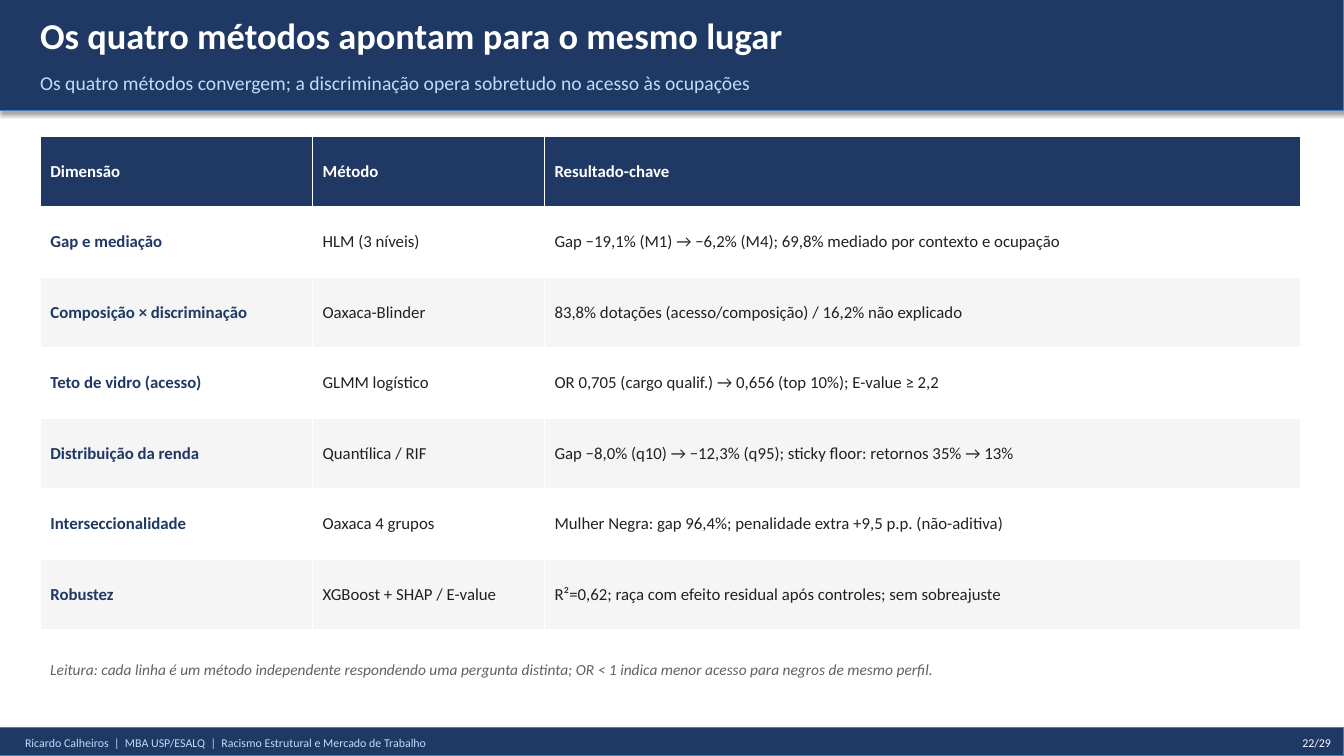
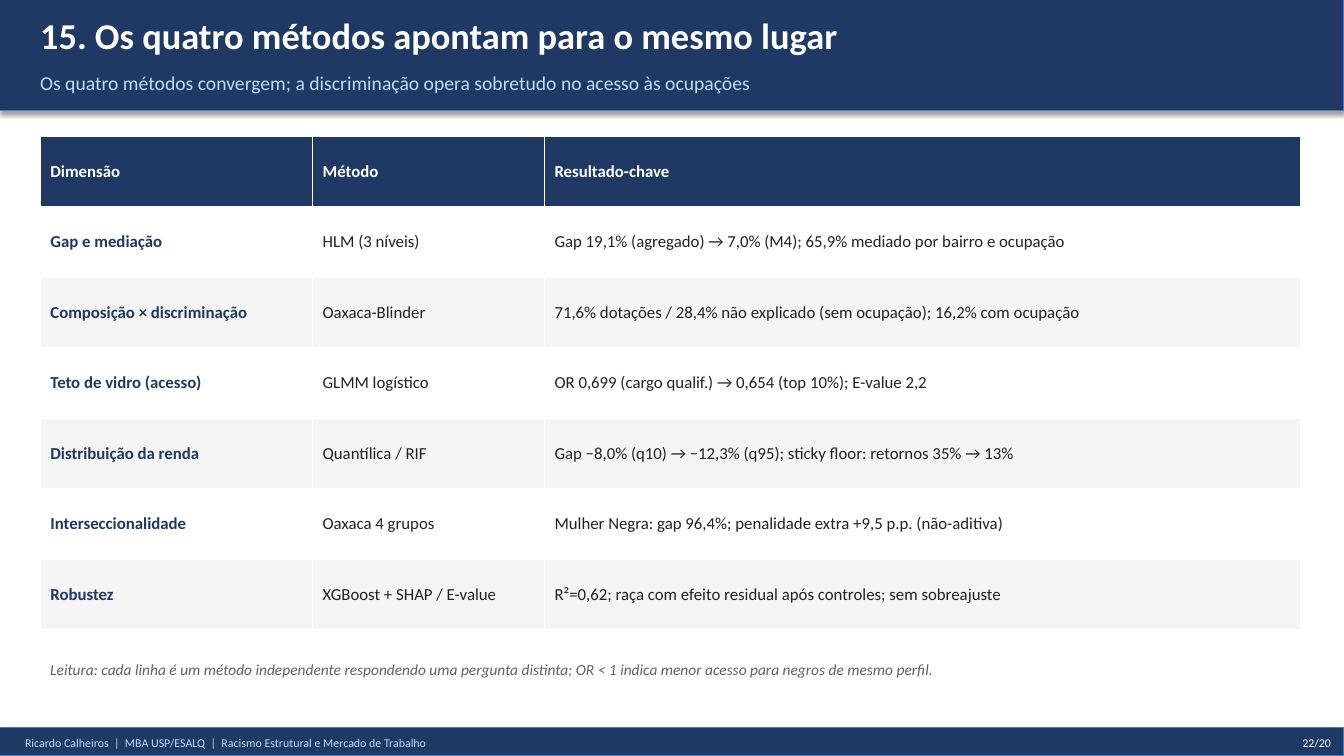
Before and after one commit to rickinrj-ux/ProjetoRacismoPNAD, a slide deck: slide 17 of entregaveis/apresentacao_tcc.pptx. Drawn at 1344x756 pixels with LibreOffice and Linux fonts; fonts in the diff are those of the drawing. Boxes give left, top, right and bottom in pixels: in the first picture for what was removed or moved away, otherwise in the second. Text is boxed around its words. In the diff, an @@ line names an element or a change of style, - is before the commit and + after.

```diff
--- a/entregaveis/apresentacao_tcc.pptx
+++ b/entregaveis/apresentacao_tcc.pptx
@@ text at <box>40,23,837,55</box>: text changed @@
-Os quatro métodos apontam para o mesmo lugar
+15. Os quatro métodos apontam para o mesmo lugar
@@ table at <box>40,136,1301,630</box> @@
-row 2, column 3: Gap −19,1% (M1) → −6,2% (M4); 69,8% mediado por contexto e ocupação
+row 2, column 3: Gap 19,1% (agregado) → 7,0% (M4); 65,9% mediado por bairro e ocupação
-row 3, column 3: 83,8% dotações (acesso/composição) / 16,2% não explicado
+row 3, column 3: 71,6% dotações / 28,4% não explicado (sem ocupação); 16,2% com ocupação
-row 4, column 3: OR 0,705 (cargo qualif.) → 0,656 (top 10%); E-value ≥ 2,2
+row 4, column 3: OR 0,699 (cargo qualif.) → 0,654 (top 10%); E-value 2,2
@@ text at <box>1302,739,1331,748</box>: text changed @@
-22/29
+22/20
```
Also in this commit, not shown: 16 other slides changed, 3 slides added, 3 slides removed, 1 other file.
